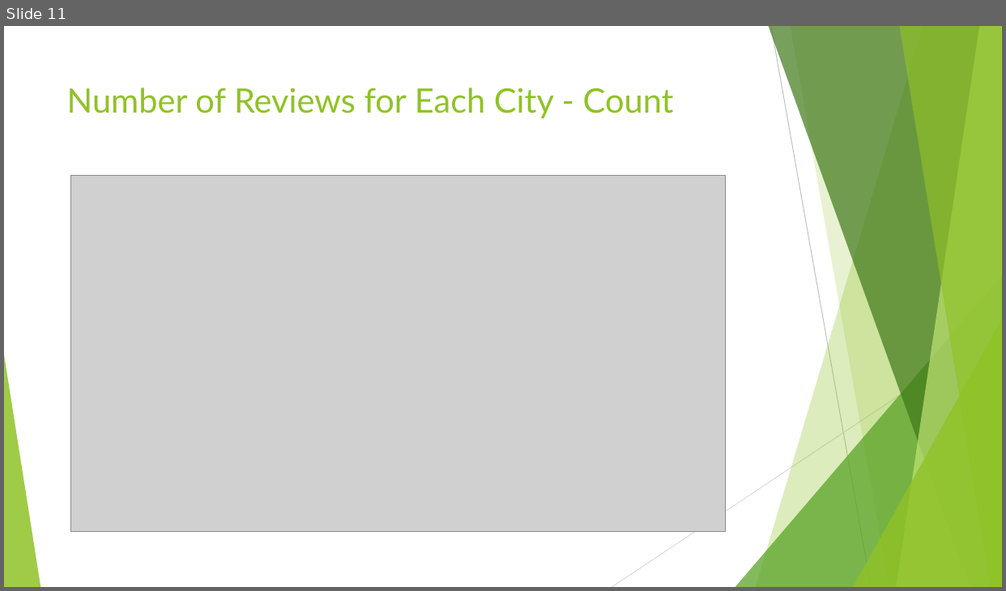
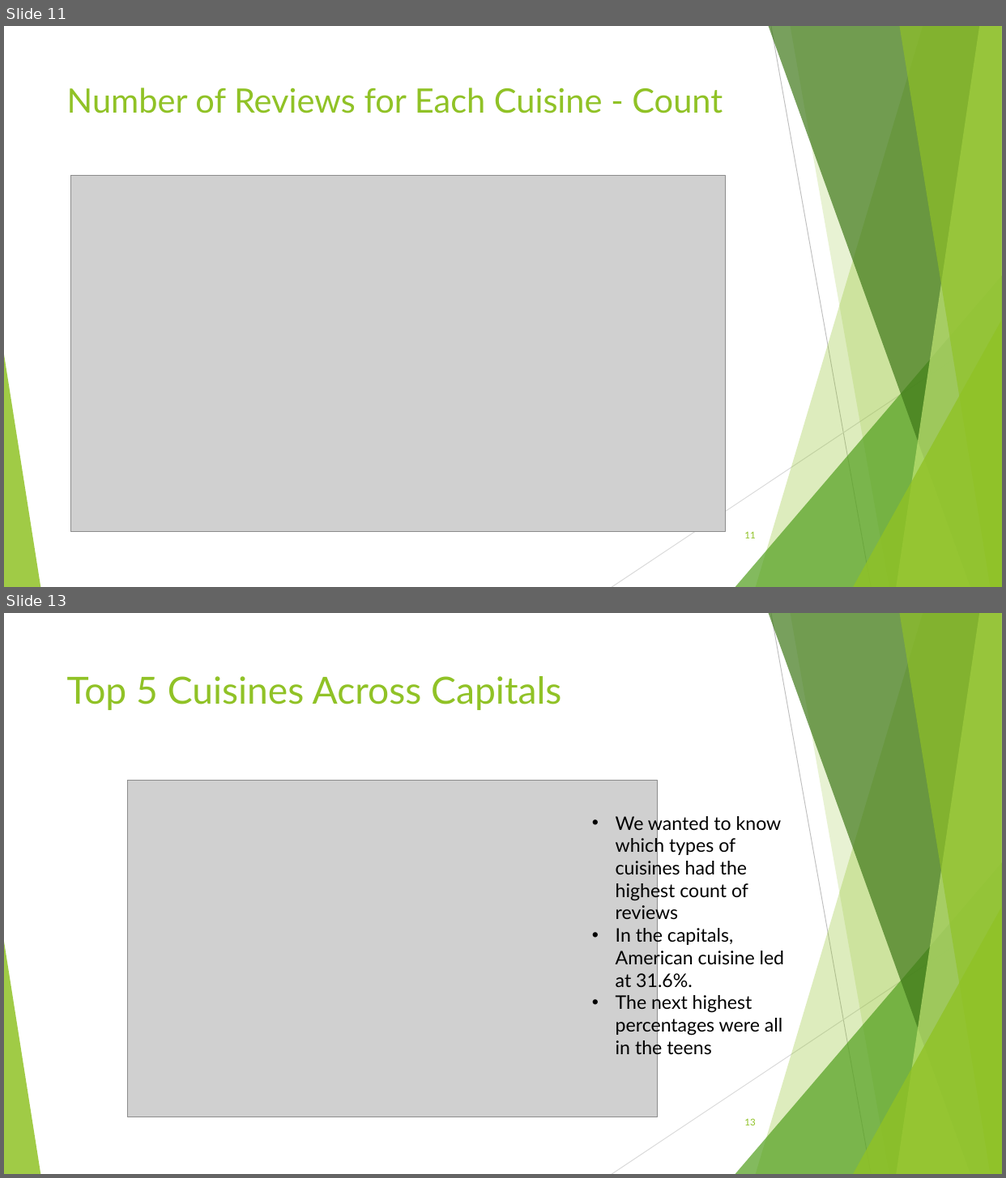
Before and after one commit to Cnw695/Project_1, a slide deck: final_project_one_slides.pptx. Shown one above the other, each under a label of ours: slide 11 before the commit, slides 11 and 13 after it; the slides between them are not shown. The pictures are 1006x591 and 1006x1178 pixels, drawn with LibreOffice and Linux fonts; fonts in the diff are those of the drawing; grey boxes stand for pictures. Boxes give left, top, right and bottom in pixels: in the first picture for what was removed or moved away, otherwise in the second. Text is boxed around its words. In the diff, an @@ line names an element or a change of style, - is before the commit and + after.

```diff
--- a/final_project_one_slides.pptx
+++ b/final_project_one_slides.pptx
@@ slide 13 added at (4,613,1002,1174), background #FFFFFF; not listed: 10 template elements that a slide beside it also shows @@
@@ title added at (67,676,561,710), 36 pt, text #90C226 @@
+Top 5 Cuisines Across Capitals
@@ picture added at (127,780,657,1117) @@
@@ text added at (616,813,785,1059), 18 pt, text #000000 @@
+• We wanted to know which types of cuisines had the highest count of reviews
+• In the capitals, American cuisine led at 31.6%.
+• The next highest percentages were all in the teens
@@ page number added at (744,1118,755,1126), 9 pt, text #90C226 @@
+13
@@ slide 11 changed as well @@
@@ title at (67,88,722,113): text changed @@
-Number of Reviews for Each City - Count
+Number of Reviews for Each Cuisine - Count
@@ page number added at (744,531,755,539), 9 pt, text #90C226 @@
+11
```
Also in this commit, not shown: 12 other slides changed, 12 other slides added, 12 slides removed, 10 other files.
